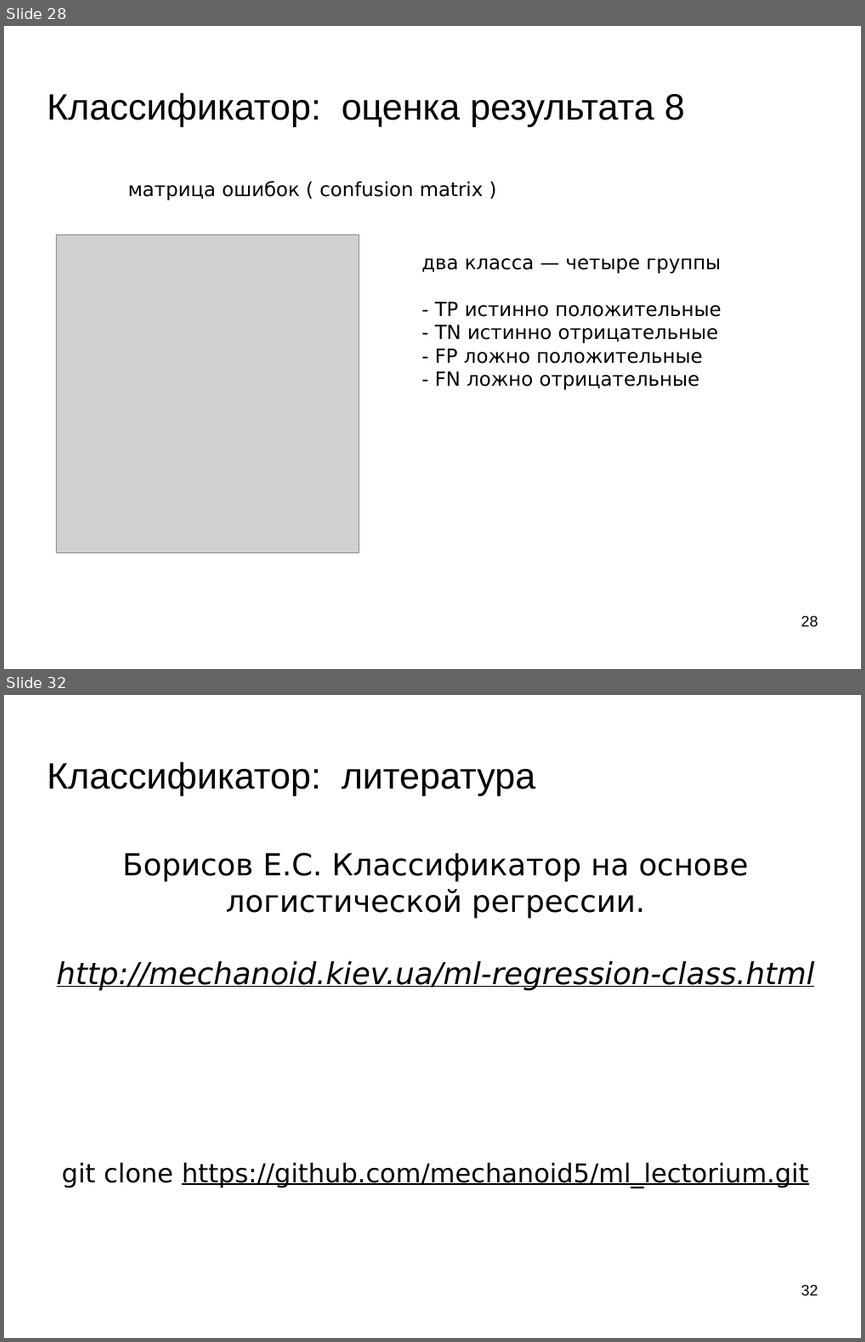
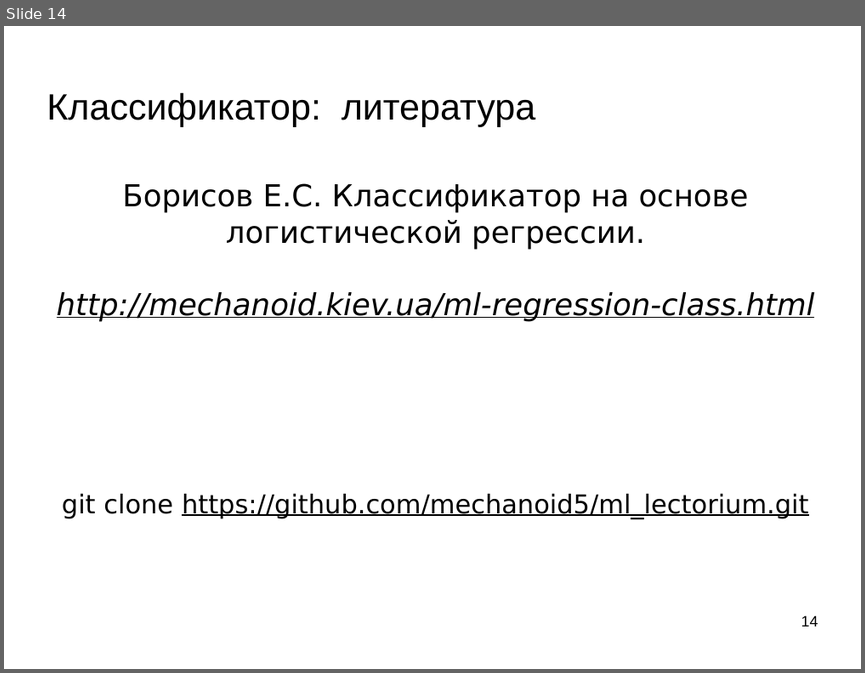
Before and after one commit to mechanoid5/ml_lectorium_legacy, a slide deck: 09-linear.odp. Shown one above the other, each under a label of ours: slides 28 and 32 before the commit, slide 14 after it; the slides between them are not shown. The pictures are 865x1342 and 865x673 pixels, drawn with LibreOffice and Linux fonts; fonts in the diff are those of the drawing; grey boxes stand for pictures; background and template pictures are left out. Boxes give left, top, right and bottom in pixels: in the first picture for what was removed or moved away, otherwise in the second. Text is boxed around its words. In the diff, an @@ line names an element or a change of style, - is before the commit and + after.

```diff
--- a/09-linear.odp
+++ b/09-linear.odp
@@ slide 28 removed at [4, 26, 861, 669], background picture (left out) @@
@@ title removed at [46, 92, 685, 126] @@
-Классификатор: оценка результата 8
@@ text removed at [128, 181, 483, 200] @@
-матрица ошибок ( confusion matrix )
@@ picture removed at [57, 235, 359, 552] @@
@@ text removed at [421, 258, 721, 390] @@
-два класса — четыре группы
-- TP истинно положительные
-- TN истинно отрицательные
-- FP ложно положительные
-- FN ложно отрицательные
@@ page number removed at [801, 615, 818, 626] @@
-28
@@ what was slide 32 is now slide 14 @@
@@ page number at [801, 615, 818, 626]: text changed @@
-32
+14
```
Also in this commit, not shown: 2 slides changed, 7 slides added, 24 other slides removed.
